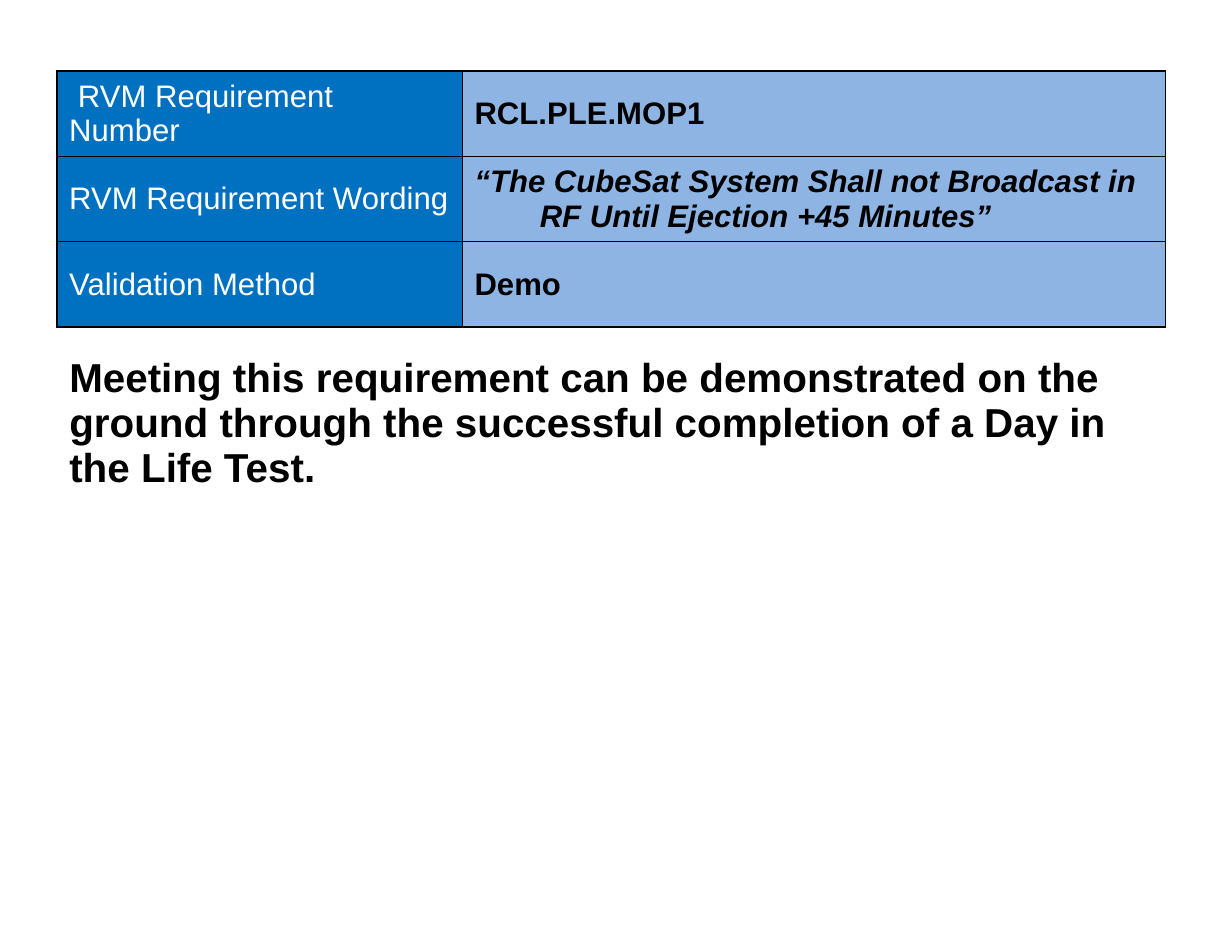
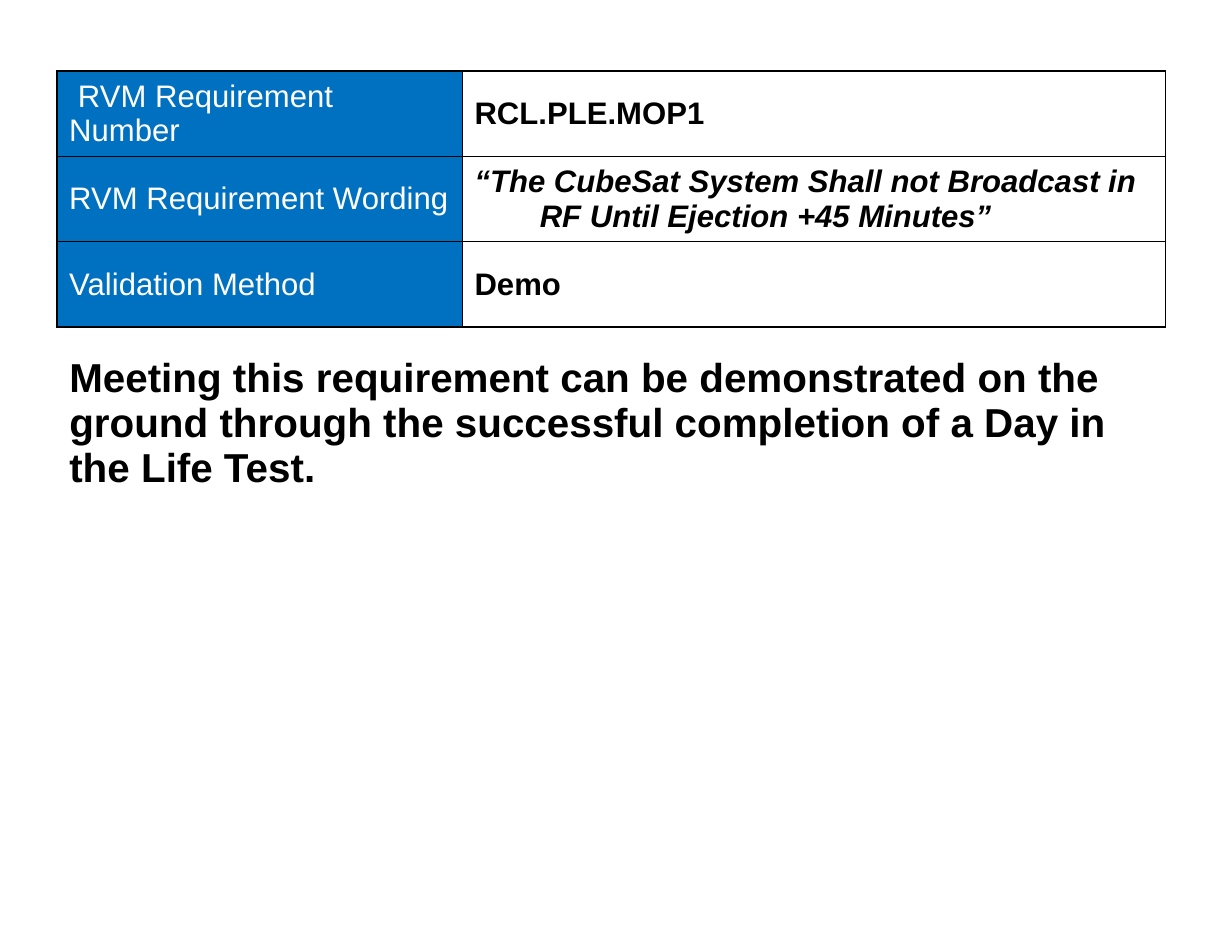
Before and after one commit to RascalSeniorDesign/Preliminary-Design, a slide deck: slide 43 of CMQA/Presentations/SRR Presentation.pptx (slide 40 before the commit). Drawn at 1232x925 pixels with LibreOffice and Linux fonts; fonts in the diff are those of the drawing; background and template pictures are left out. Boxes give left, top, right and bottom in pixels: in the first picture for what was removed or moved away, otherwise in the second. Text is boxed around its words. In the diff, an @@ line names an element or a change of style, - is before the commit and + after.

```diff
--- a/CMQA/Presentations/SRR Presentation.pptx
+++ b/CMQA/Presentations/SRR Presentation.pptx
@@ table at box(57, 72, 1166, 331) @@
@@ fill #8EB4E3 to none in 3 cells @@
```
Also in this commit, not shown: 40 other slides changed, 3 slides added.
